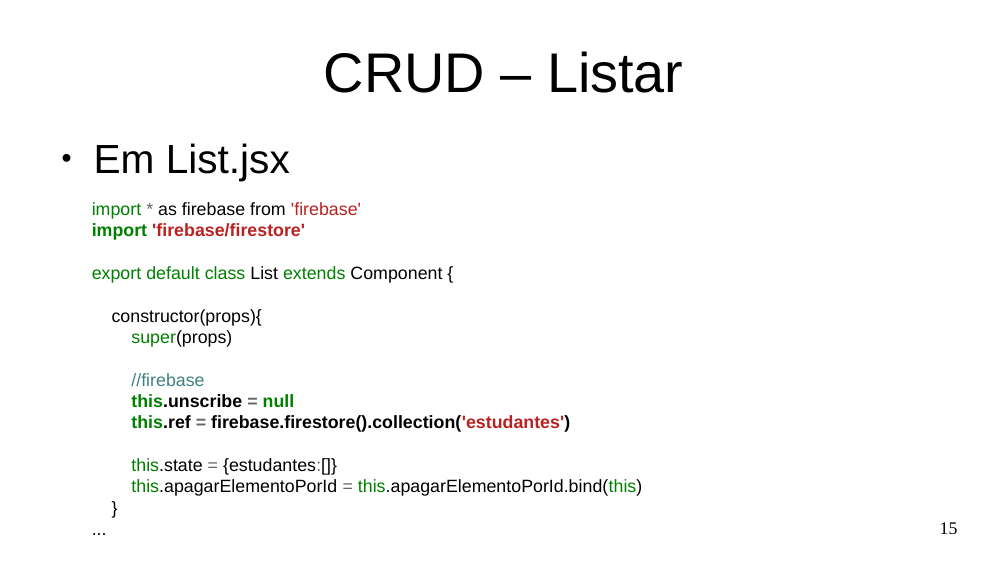
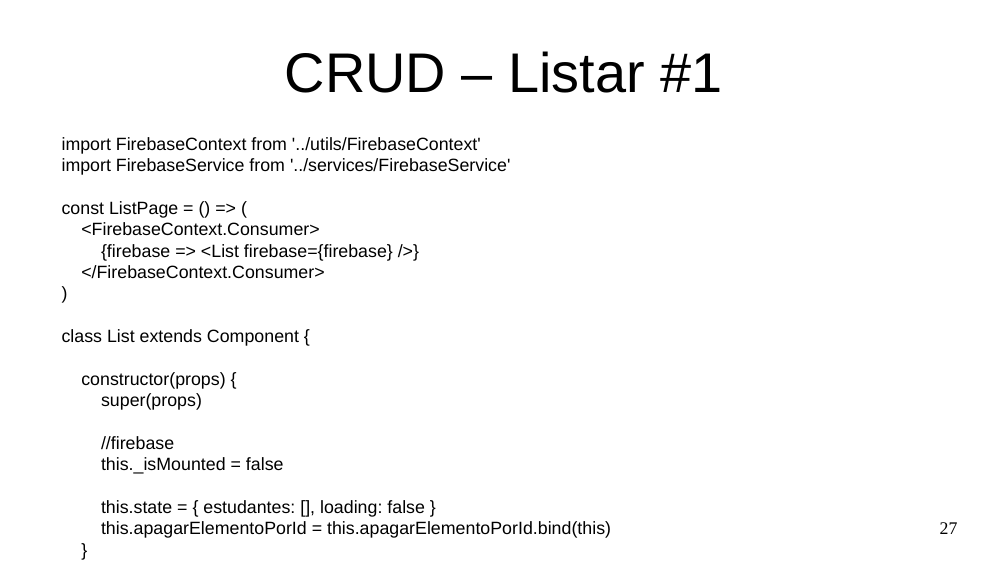
Before and after one commit to Marques-Dev/WEB_2020-1, a slide deck: slide 27 of SLIDES/aula07-crud-firebase.odp (slide 15 before the commit). Drawn at 1008x567 pixels with LibreOffice and Linux fonts; fonts in the diff are those of the drawing. Boxes give left, top, right and bottom in pixels: in the first picture for what was removed or moved away, otherwise in the second. Text is boxed around its words. In the diff, an @@ line names an element or a change of style, - is before the commit and + after.

```diff
--- a/SLIDES/aula07-crud-firebase.odp
+++ b/SLIDES/aula07-crud-firebase.odp
@@ title at bbox=[285, 51, 722, 93]: text changed @@
-CRUD – Listar
+CRUD – Listar #1
@@ text at bbox=[62, 137, 611, 538]: paragraph removed @@
-...
@@ text "import FirebaseContext from '../utils/FirebaseContext'": place and size @@
-text "import FirebaseContext from '../utils/FirebaseContext'" at bbox=[92, 202, 642, 496]
+text "import FirebaseContext from '../utils/FirebaseContext'" at bbox=[62, 137, 611, 538]
@@ text at bbox=[62, 137, 510, 389]: text changed @@
-import * as firebase from 'firebase'
-import 'firebase/firestore'
-export default class List extends Component {
-constructor(props){
+import FirebaseContext from '../utils/FirebaseContext'
+import FirebaseService from '../services/FirebaseService'
+const ListPage = () => (
+<FirebaseContext.Consumer>
+{firebase => <List firebase={firebase} />}
+</FirebaseContext.Consumer>
+)
+class List extends Component {
+constructor(props) {
@@ text removed at bbox=[94, 143, 290, 181] @@
-● Em List.jsx
@@ text at bbox=[101, 393, 611, 538]: text colour #008000 to #000000 in "super(props)", "this.apagarElementoPorId this.apagarElementoPorId.bind(this)"; text colour #408080 to #000000 in "//firebase"; text colour #666666 to #000000 in "=" @@
@@ text at bbox=[101, 457, 425, 517]: text changed; bold off @@
-this.unscribe = null
-this.ref = firebase.firestore().collection('estudantes')
-this.state = {estudantes:[]}
+this._isMounted = false
+this.state = { estudantes: [], loading: false }
@@ page number at bbox=[940, 522, 958, 534]: text changed @@
-15
+27
```
Also in this commit, not shown: 7 other slides changed, 18 slides added, 1 slide removed, 3 other files.
